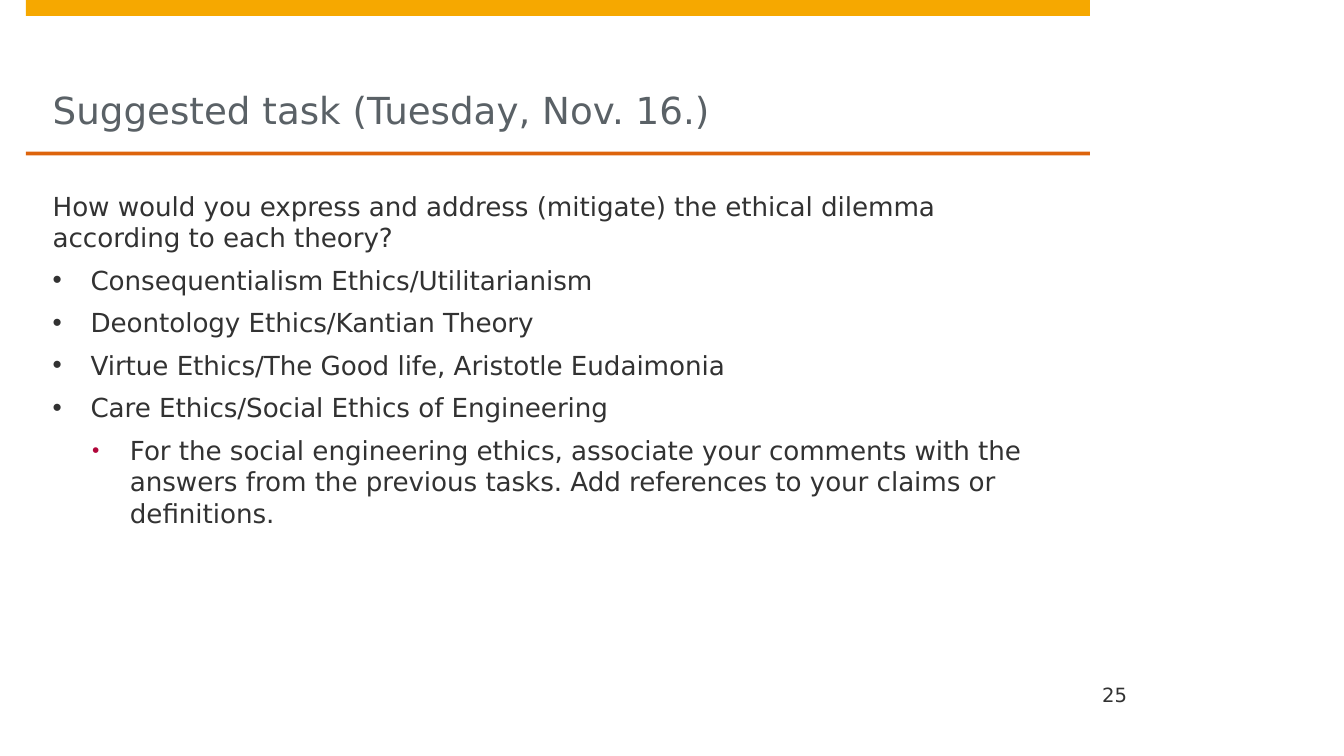
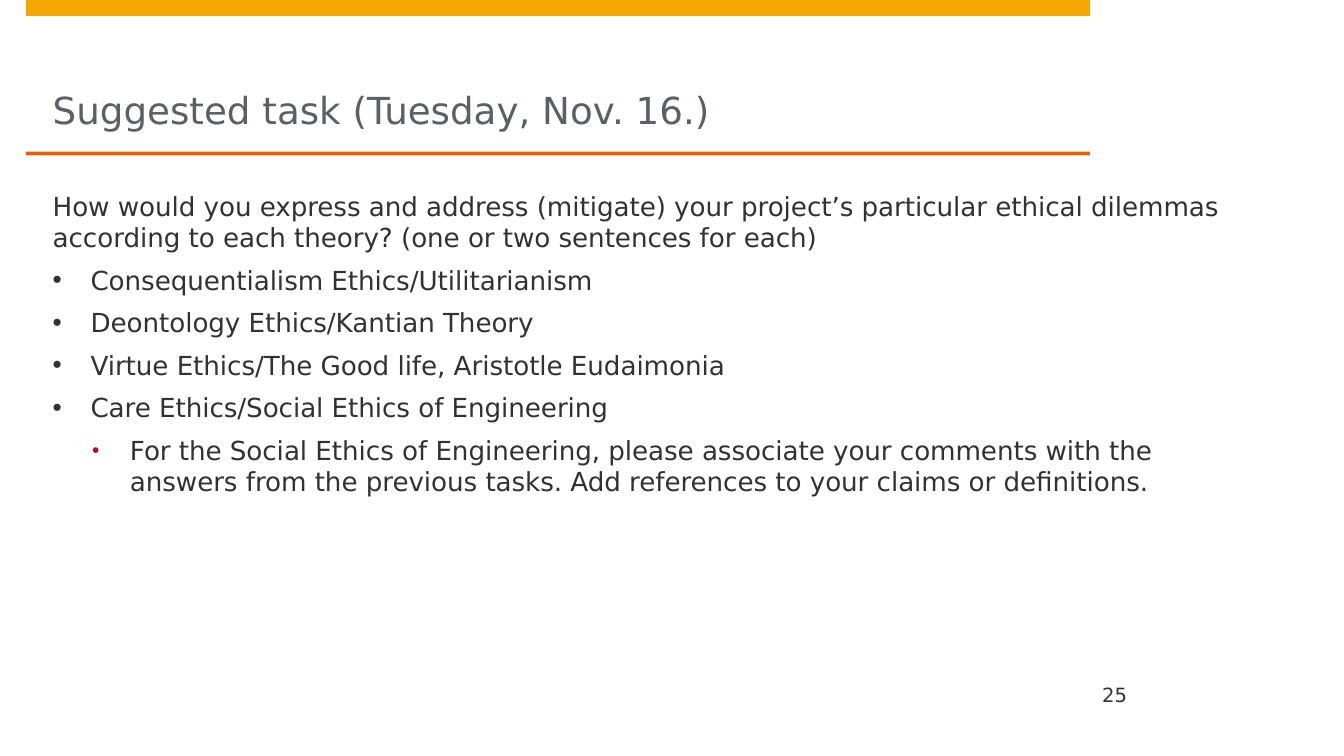
Before and after one commit to hpi-sam/AI_Ethics_Engineering, a slide deck: slide 25 of slides/4. Introduction to Ethics Theories.pptx. Drawn at 1344x756 pixels with LibreOffice and Linux fonts; fonts in the diff are those of the drawing; background and template pictures are left out. Boxes give left, top, right and bottom in pixels: in the first picture for what was removed or moved away, otherwise in the second. Text is boxed around its words. In the diff, an @@ line names an element or a change of style, - is before the commit and + after.

Commit message:
small fixes in the task description

```diff
--- a/slides/4. Introduction to Ethics Theories.pptx
+++ b/slides/4. Introduction to Ethics Theories.pptx
@@ text at (53, 196, 1218, 252): text changed @@
-How would you express and address (mitigate) the ethical dilemma according to each theory?
+How would you express and address (mitigate) your project’s particular ethical dilemmas according to each theory? (one or two sentences for each)
@@ text at (130, 440, 1152, 496): text changed @@
-  • For the social engineering ethics, associate your comments with the answers from the previous tasks. Add references to your claims or definitions.
+  • For the Social Ethics of Engineering, please associate your comments with the answers from the previous tasks. Add references to your claims or definitions.
```
Also in this commit, not shown: 1 other file.
